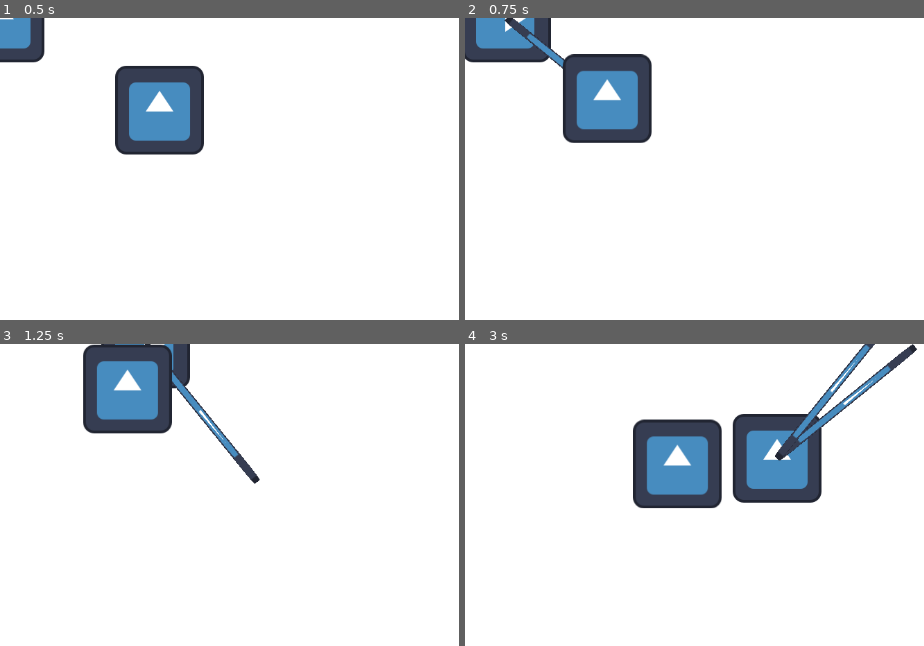
Above: before the commit, frames 1-4 (two rows, left to right).
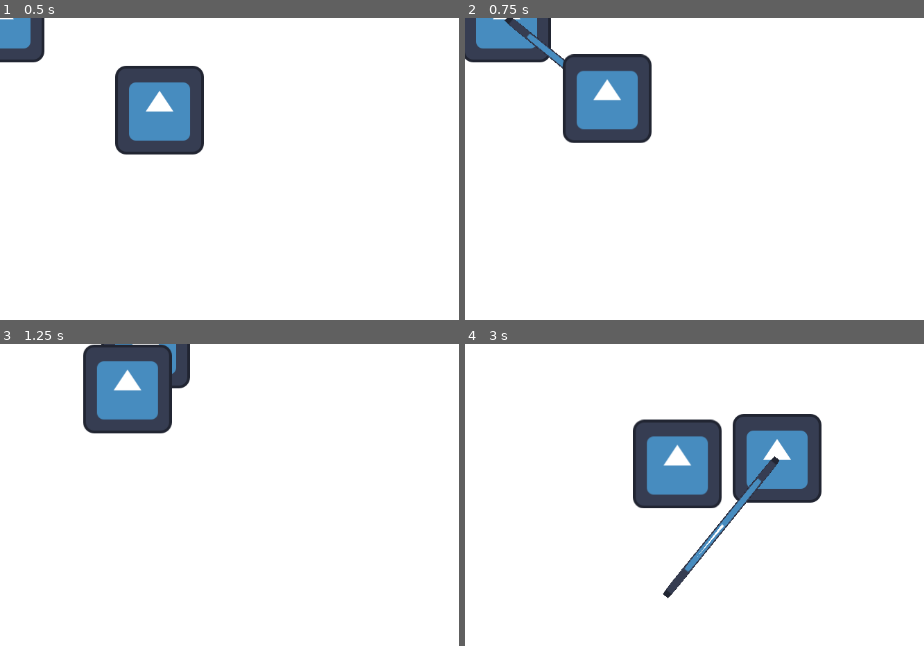
Above: after the commit, the same moments.

Repository: zwack32/crypt_of_the_silver_phoenix
Game: Godot game, scene res://scenes/test_world.tscn
Two runs of this game, one before a commit and one after it. Both use one fixed random seed, a clock stepped at 60 frames per second and the inputs below. The engine's default icon, where the game draws it, is replaced by a stand-in: a white triangle on a blue panel in a dark square.
Inputs (mouse positions are in pixels of both pictures, inside the frame that each line leads up to):
- Up to frame 1 (0.5 s): no input
- Up to frame 2 (0.75 s): move the mouse to (outside the picture) at 0.52 s; hold D (move_right) from 0.53 s (still down); click (outside the picture) at 0.6 s
- Up to frame 3 (1.25 s): keep holding D (move_right)
- Up to frame 4 (3 s): move the mouse to (703, 591) at 1.27 s; release D (move_right) at 1.28 s; hold S (move_down) 1.28-2.03 s; click (703, 591) at 1.35 s; move the mouse to (outside the picture) at 2.02 s; hold D (move_right) 2.03-2.78 s; right-click (outside the picture) at 2.1 s; click (outside the picture) at 2.3 s; move the mouse to (outside the picture) at 2.77 s; hold W (move_up) from 2.78 s (still down); click (outside the picture) at 2.85 s

Frame 1 is identical in both runs. In frame 2, 0.1% of the frame differs, in the area x 6-16%, y 0-11%; in frame 3, 0.9%; in frame 4, 2.8%, in the area x 43-99%, y 0-85%.

Commit message:
Fix sword

Diff:
--- a/character_scripts/Player.gd
+++ b/character_scripts/Player.gd
@@ -15,6 +15,8 @@
 @export var weapon_test_stick: PackedScene
 
 var swing_weapon
+var swing_weapon_rot
+var swing_weapon_start_rot
 #annoying functions so that we can use these in other scripts
 func get_player_atk():
 	return player_atk
@@ -37,19 +39,15 @@
 	if Input.is_action_pressed("move_down"):
 		direction = Vector2.DOWN
 		velocity.y += 1
-		rotation_degrees = 180
 	if Input.is_action_pressed("move_up"):
 		direction = Vector2.UP
 		velocity.y += -1
-		rotation_degrees = 0
 	if Input.is_action_pressed("move_left"):
 		direction = Vector2.LEFT
 		velocity.x += -1
-		rotation_degrees = 270
 	if Input.is_action_pressed("move_right"):
 		direction = Vector2.RIGHT
 		velocity.x += 1
-		rotation_degrees = 90
 
 	#normalize the velocity
 	velocity = velocity.normalized()
@@ -59,7 +57,9 @@
 
 	if swing_weapon:
 		swing_weapon.rotation_degrees += 12
-		if swing_weapon.rotation_degrees >= 45:
+		swing_weapon_rot += 12
+		if swing_weapon_rot >= swing_weapon_start_rot + 90:
+			swing_weapon.queue_free()
 			swing_weapon = null
 
 	if Input.is_action_just_pressed("melee"):
@@ -72,22 +72,30 @@
 		var theta_b = acos(right_up_vec.dot(mouse_dir) / (right_up_vec.length() * mouse_dir.length()))
 
 		var swing_direction
+		var swing_rot = 0
 		if theta_a < PI / 2:
 			if theta_b < PI / 2:
 				# Right
 				swing_direction = Vector2.RIGHT
+				swing_rot = -45 - 270
+
 			else:
 				# Down
 				swing_direction = Vector2.DOWN
+				swing_rot = -45 - 180
 		else:
 			if theta_b < PI / 2:
 				# Up
 				swing_direction = Vector2.UP
+				swing_rot = -45
 			else:
 				# Left
 				swing_direction = Vector2.LEFT
+				swing_rot = -45 - 90
 
-		swing_weapon.rotation_degrees = -45
+		swing_weapon.rotation_degrees = swing_rot
+		swing_weapon_start_rot = swing_rot
+		swing_weapon_rot = swing_rot
 
 		print(swing_direction)
 
